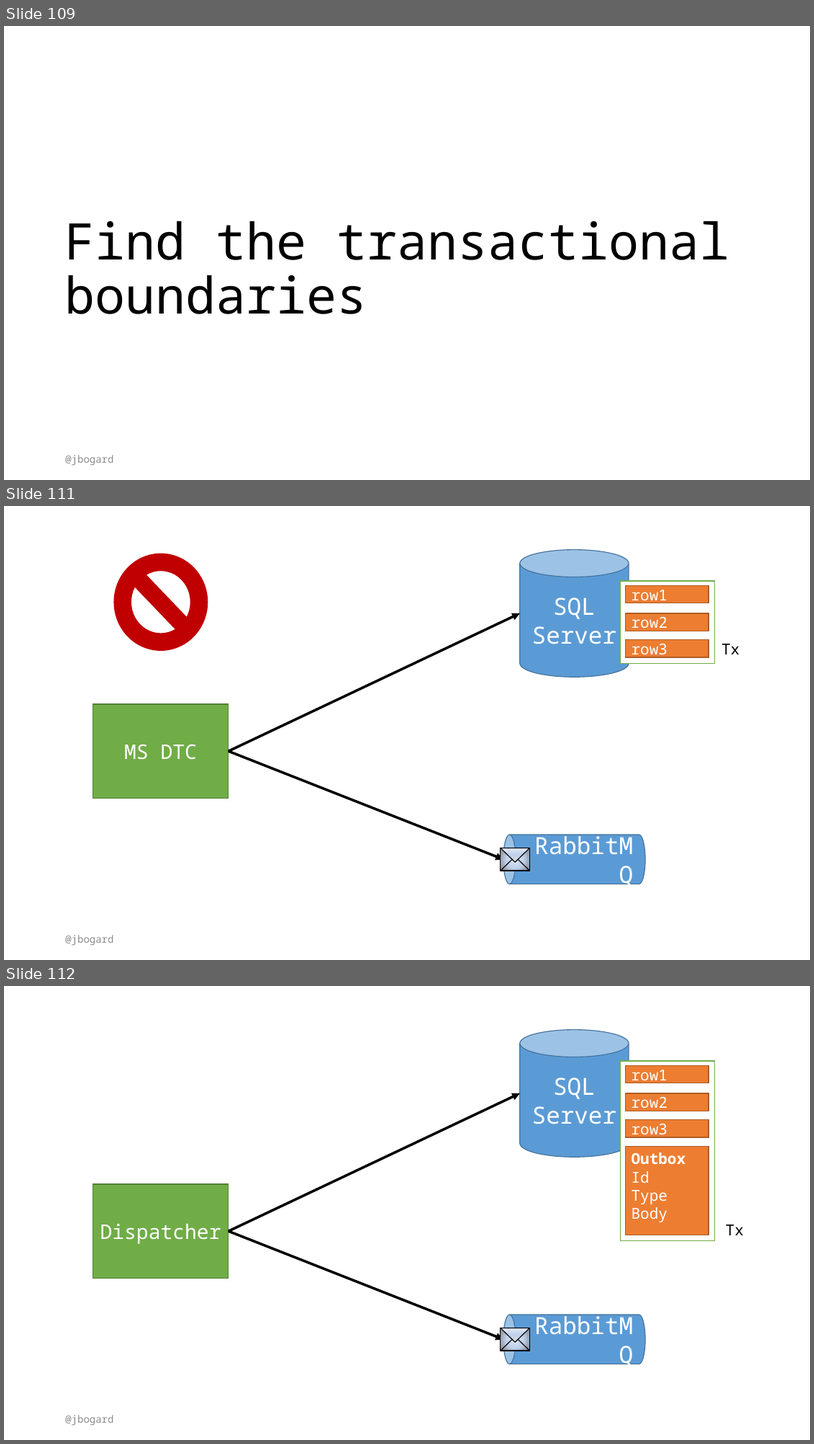
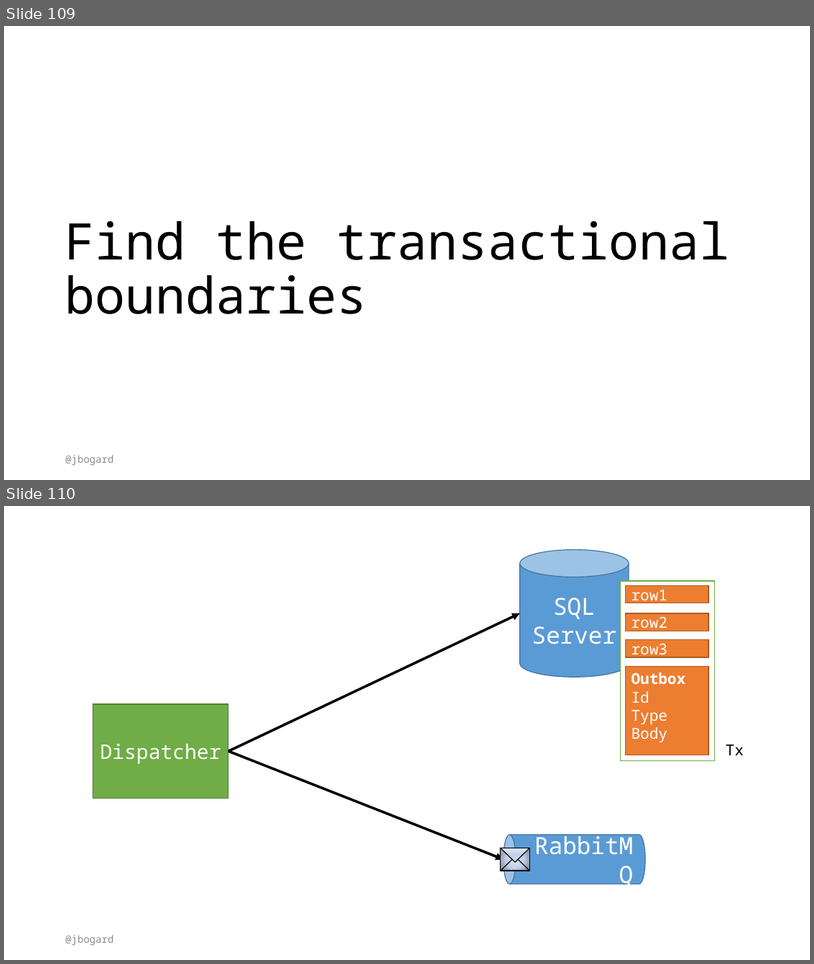
Before and after one commit to jbogard/presentations, a slide deck: ConsistencyAndAgreementInMicroservices/ConsistencyAndAgreementInMicroservices.pptx. Shown one above the other, each under a label of ours: slides 109, 111 and 112 before the commit, slides 109 and 110 after it; the slides between them are not shown. The pictures are 814x1444 and 814x964 pixels, drawn with LibreOffice and Linux fonts; fonts in the diff are those of the drawing. Boxes give left, top, right and bottom in pixels: in the first picture for what was removed or moved away, otherwise in the second. Text is boxed around its words. In the diff, an @@ line names an element or a change of style, - is before the commit and + after.

```diff
--- a/ConsistencyAndAgreementInMicroservices/ConsistencyAndAgreementInMicroservices.pptx
+++ b/ConsistencyAndAgreementInMicroservices/ConsistencyAndAgreementInMicroservices.pptx
@@ slide 111 removed at (4,506,810,960), background #FFFFFF @@
@@ no-entry sign removed at (114,554,208,651) @@
@@ cylinder removed at (520,549,629,677) @@
-SQL Server
@@ rectangle removed at (621,581,715,663) @@
@@ rectangle removed at (626,586,710,603) @@
-row1
@@ arrow removed from (229, 751) to (520, 613) @@
@@ rectangle removed at (626,613,710,631) @@
-row2
@@ rectangle removed at (626,640,710,657) @@
-row3
@@ text removed at (722,644,740,654) @@
-Tx
@@ rectangle removed at (93,704,229,798) @@
-MS DTC
@@ arrow removed from (229, 751) to (504, 860) @@
@@ rectangle removed at (501,848,530,870) @@
@@ triangle removed at (501,848,530,862) @@
@@ cylinder removed at (504,834,646,884) @@
-RabbitMQ
@@ triangle removed at (501,856,530,870) @@
@@ text removed at (65,934,113,945) @@
-@jbogard
@@ what was slide 112 is now slide 110 @@
```
Also in this commit, not shown: 4 slides changed, 1 other slide removed.
